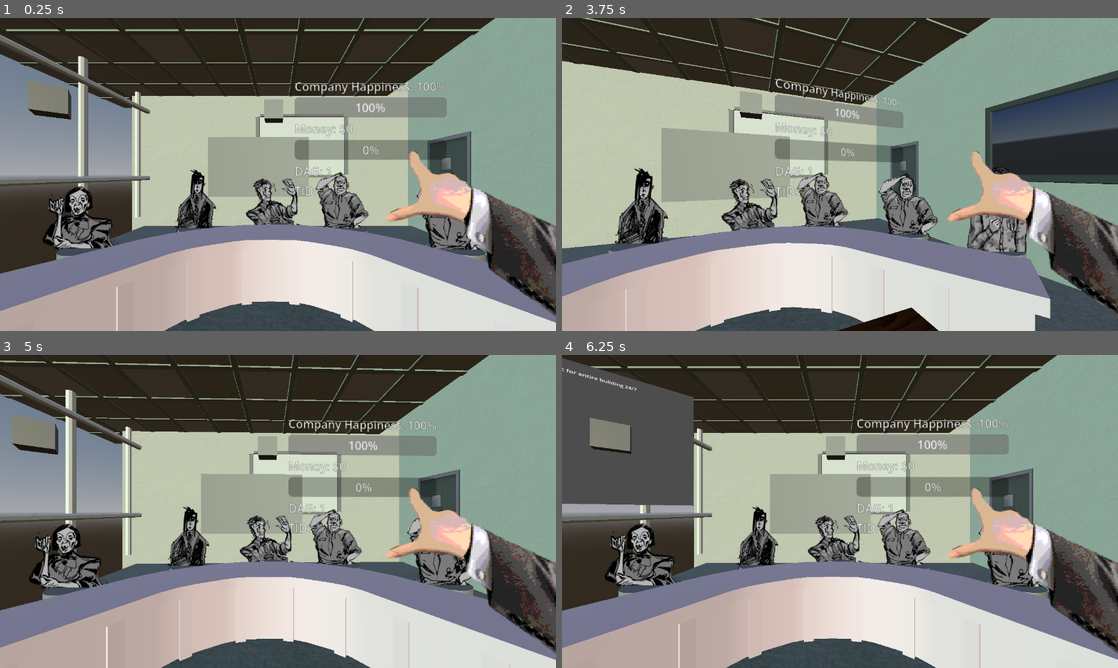
Above: before the commit, frames 1-4 (two rows, left to right).
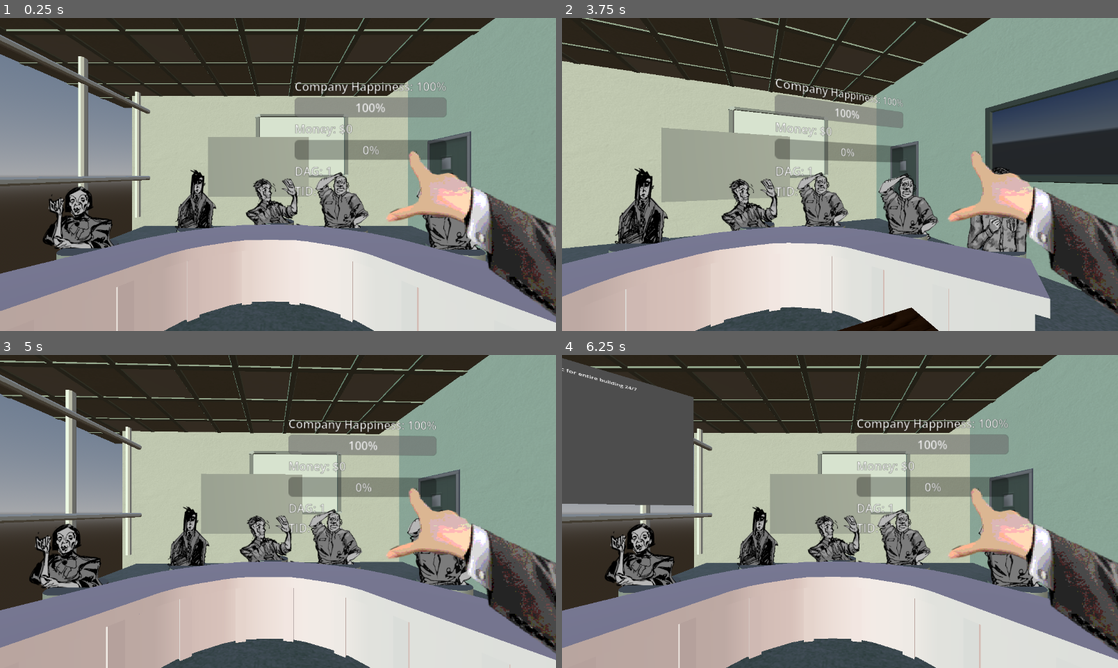
Above: after the commit, the same moments.

Repository: DebugCookie/FIB_GameJam
Game: Godot game, scene res://maxTestScene.tscn
The game is run twice, just before and just after one commit, with the same random seed, the same clock (stepped at 60 frames per second) and the same inputs.
Inputs (mouse positions are in pixels of both pictures, inside the frame that each line leads up to):
- Up to frame 1 (0.25 s): no input
- Up to frame 2 (3.75 s): tap Enter (ui_accept) at 0.5, 0.77, 1.25, 1.52, 2, 2.75, 3.02, 3.5 s; move the mouse to (962, 158) at 0.52 s; hold Right (ui_right) 0.53-1.28 s; click (962, 158) at 0.67 s; move the mouse to (728, 190) at 1.27 s; hold Down (ui_down) 1.28-2.03 s; click (728, 190) at 1.42 s; move the mouse to (895, 105) at 2.02 s; hold Right (ui_right) 2.03-2.78 s; click (895, 105) at 2.17 s; move the mouse to (812, 237) at 2.77 s; hold Up (ui_up) 2.78-3.53 s; click (812, 237) at 2.92 s; move the mouse to (1006, 221) at 3.52 s; hold Left (ui_left) from 3.53 s (still down); click (1006, 221) at 3.67 s
- Up to frame 3 (5 s): keep holding Left (ui_left); tap Enter (ui_accept) at 3.77, 4.52 s; move the mouse to (111, 464) at 4.27 s; click (111, 464) at 4.42 s
- Up to frame 4 (6.25 s): move the mouse to (867, 511) at 5.02 s; release Left (ui_left) at 5.03 s; hold Down (ui_down) 5.03-5.78 s; click (867, 511) at 5.17 s; tap Enter (ui_accept) at 5.75, 6.02 s; move the mouse to (756, 433) at 5.77 s; hold Right (ui_right) from 5.78 s (still down); click (756, 433) at 5.92 s

The runs differ from the first frame. In frame 1, 1.0% of the frame differs, in the area x 5-51%, y 20-34%; in frame 2, 0.3%; in frame 3, 1.1%, in the area x 2-50%, y 18-34%; in frame 4, 1.0%.

Commit message:
Clickable bubbles that are alive

Diff:
--- a/Coco/clicker.gd
+++ b/Coco/clicker.gd
@@ -11,7 +11,10 @@
 
 
 func _on_area_3d_input_event(camera: Node, event: InputEvent, event_position: Vector3, normal: Vector3, shape_idx: int) -> void:
-	print("moo")
 	if event is InputEventMouseButton:
 		if event.button_index == MOUSE_BUTTON_LEFT and event.pressed == true:
-			print("click")
+			print("Lclick")
+			get_parent_node_3d().get_child(0).approve_dialogue()
+		if event.button_index == MOUSE_BUTTON_RIGHT and event.pressed == true:
+			print("Rclick")
+			get_parent_node_3d().get_child(0).reject_dialogue()
--- a/bubble.gd
+++ b/bubble.gd
@@ -11,6 +11,7 @@
 
 var current_impact: Dictionary = {}
 var active_timer: SceneTreeTimer = null
+var isAlive = false
 
 func _ready() -> void:
 	hide_bubble()
@@ -19,6 +20,7 @@
 	character_label.text = char_name
 	dialogue_label.text = text
 	current_impact = impact
+	isAlive = true
 	show()
 
 	active_timer = get_tree().create_timer(bubble_lifetime)
@@ -29,16 +31,26 @@
 		hide_bubble()
 
 func hide_bubble() -> void:
+	isAlive = false
 	hide()
 	current_impact = {}
 
 
 func approve_dialogue() -> void:
-	if current_impact.is_empty(): return
+	if (isAlive == false):
+		print("No Approve")
+		return
+	if current_impact.is_empty():
+		return
+	print("Approve")
 	action_processed.emit(current_impact)
 	hide_bubble()
 
 func reject_dialogue() -> void:
+	if (isAlive == false):
+		print("No Reject")
+		return
+	print("Reject")
 	var zero_impact = {"employee": 0, "work": 0, "happiness": 0, "money": 0}
 	action_processed.emit(zero_impact)
 	hide_bubble()
--- a/character_3d.tscn
+++ b/character_3d.tscn
@@ -10,7 +10,7 @@
 [sub_resource type="BoxMesh" id="BoxMesh_fqdyt"]
 
 [sub_resource type="BoxShape3D" id="BoxShape3D_ddgnj"]
-size = Vector3(7.502548, 7.193054, 1)
+size = Vector3(5.0489025, 5.040001, 0.13476563)
 
 [node name="Character3D" type="Node3D" unique_id=923122773]
 script = ExtResource("1_loobb")
@@ -22,9 +22,11 @@
 
 [node name="CollisionShape3D" type="CollisionShape3D" parent="CharacterBody3D" unique_id=1670003836]
 transform = Transform3D(1, 0, 0, 0, 1, 0, 0, 0, 1, -0.08730763, 0.009416699, -0.1060791)
+visible = false
 shape = SubResource("BoxShape3D_lnme8")
 
 [node name="MeshInstance3D" type="MeshInstance3D" parent="CharacterBody3D" unique_id=1463075947]
+visible = false
 mesh = SubResource("BoxMesh_fqdyt")
 
 [node name="Area3D" type="Area3D" parent="CharacterBody3D" unique_id=916521912]
@@ -32,7 +34,7 @@
 priority = 20
 
 [node name="CollisionShape3D" type="CollisionShape3D" parent="CharacterBody3D/Area3D" unique_id=1045727943]
-transform = Transform3D(1, 0, 0, 0, 1, 0, 0, 0, 1, 0.30294037, -0.16769409, 0)
+transform = Transform3D(1, 0, 0, 0, 1, 0, 0, 0, 1, -0.031495094, 0.02917862, -0.0234375)
 shape = SubResource("BoxShape3D_ddgnj")
 
 [connection signal="input_event" from="CharacterBody3D/Area3D" to="CharacterBody3D" method="_on_area_3d_input_event"]
